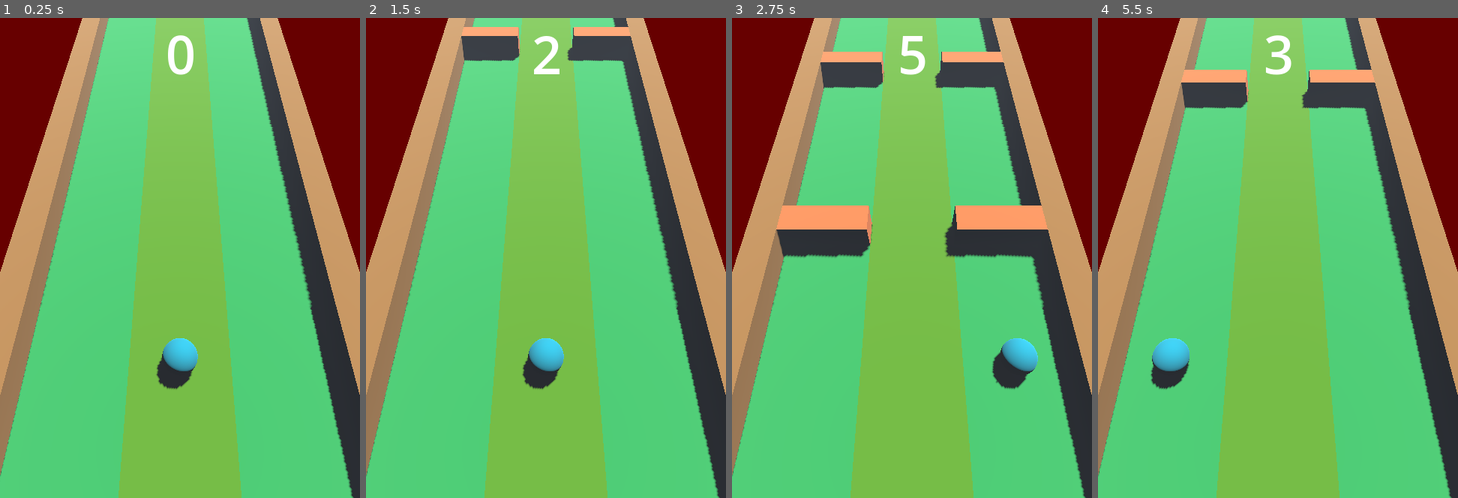
Above: before the commit, frames 1-4 (left to right).
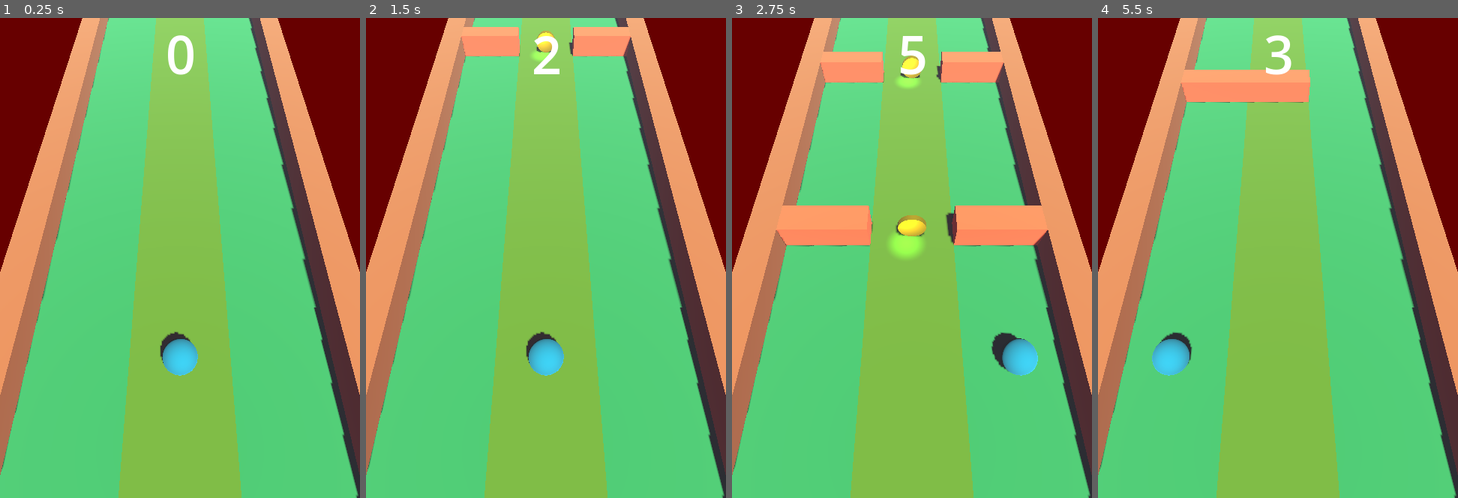
Above: after the commit, the same moments.

Repository: Purplelops/3-Lane-Arcade-Game-or-Something
Game: Godot game, scene res://scenes/main.tscn
Same seed, same stepped clock (60 frames per second), same inputs: the game is played once before the commit and once after it.
Inputs:
- Up to frame 1 (0.25 s): no input
- Up to frame 2 (1.5 s): tap Enter at 0.5 s; hold D (right) 0.53-1.28 s; hold A (left) from 1.28 s (still down)
- Up to frame 3 (2.75 s): release A (left) at 2.03 s; hold D (right) from 2.03 s (still down)
- Up to frame 4 (5.5 s): release D (right) at 3.5 s; click "RESTART" at 3.5 s; hold A (left) from 4.28 s (still down)

The runs differ from the first frame. In frame 1, 17% of the frame differs, in the area x 0-100%, y 0-100%; in frame 2, 19%; in frame 3, 22%; in frame 4, 21%.

Commit message:
COINS

Diff:
--- /dev/null
+++ b/scenes/coin.tscn
@@ -0,0 +1,31 @@
+[gd_scene load_steps=5 format=3 uid="uid://cbievroi15hgq"]
+
+[ext_resource type="Script" path="res://scripts/Coin.gd" id="1_tb70g"]
+
+[sub_resource type="BoxShape3D" id="BoxShape3D_h5kqd"]
+size = Vector3(3, 1, 0.200317)
+
+[sub_resource type="StandardMaterial3D" id="StandardMaterial3D_n256b"]
+albedo_color = Color(1, 0.839216, 0, 1)
+metallic = 1.0
+roughness = 0.82
+
+[sub_resource type="CylinderMesh" id="CylinderMesh_3neyh"]
+material = SubResource("StandardMaterial3D_n256b")
+height = 0.2
+
+[node name="Coin" type="Area3D"]
+collision_layer = 2
+script = ExtResource("1_tb70g")
+
+[node name="CollisionShape3D" type="CollisionShape3D" parent="."]
+transform = Transform3D(1, 0, 0, 0, 1, 0, 0, 0, 1, 0, 0, 0.000119358)
+shape = SubResource("BoxShape3D_h5kqd")
+
+[node name="MeshInstance3D" type="MeshInstance3D" parent="."]
+transform = Transform3D(1, 0, 0, 0, -4.37114e-08, -1, 0, 1, -4.37114e-08, 0, 0, 0)
+mesh = SubResource("CylinderMesh_3neyh")
+
+[node name="OmniLight3D" type="OmniLight3D" parent="."]
+transform = Transform3D(1, 0, 0, 0, 1, 0, 0, 0, 1, -0.208878, 0.274913, 0.405216)
+omni_range = 1.11
--- a/scenes/main.tscn
+++ b/scenes/main.tscn
@@ -1,9 +1,10 @@
-[gd_scene load_steps=10 format=3 uid="uid://cgt4erjwd87a2"]
+[gd_scene load_steps=11 format=3 uid="uid://cgt4erjwd87a2"]
 
 [ext_resource type="Script" path="res://scripts/main.gd" id="1_ybb3l"]
 [ext_resource type="PackedScene" uid="uid://yv53eeuel8ho" path="res://scenes/player.tscn" id="2_3472i"]
-[ext_resource type="Script" path="res://scripts/Walls.gd" id="3_h2amn"]
+[ext_resource type="Script" path="res://scripts/walls.gd" id="3_h2amn"]
 [ext_resource type="AudioStream" uid="uid://ck03mwx1c8vm1" path="res://explosion.wav" id="4_c2e6b"]
+[ext_resource type="AudioStream" uid="uid://4iak5f4u42nn" path="res://pickupCoin.wav" id="5_fppyb"]
 
 [sub_resource type="StandardMaterial3D" id="StandardMaterial3D_lfrfa"]
 albedo_color = Color(0.137534, 0.709126, 0.29122, 1)
@@ -17,7 +18,6 @@
 [sub_resource type="Environment" id="Environment_vuc8w"]
 background_mode = 1
 background_color = Color(0.403903, 8.42288e-07, 9.62615e-08, 1)
-ambient_light_source = 1
 fog_enabled = true
 
 [sub_resource type="LabelSettings" id="LabelSettings_qkmq0"]
@@ -53,16 +53,18 @@
 size = Vector3(1, 2, 27)
 material = SubResource("StandardMaterial3D_uw5ng")
 
+[node name="DirectionalLight3D" type="DirectionalLight3D" parent="Environment"]
+transform = Transform3D(0.98254, 0.0649766, 0.174338, -0.183013, 0.506236, 0.842752, -0.0334972, -0.859944, 0.509289, 0, 14, 0)
+shadow_enabled = true
+
 [node name="Player" parent="." instance=ExtResource("2_3472i")]
 transform = Transform3D(1, 0, 0, 0, 1, 0, 0, 0, 1, 0, 1, 0)
+collision_mask = 3
 
 [node name="Camera3D" type="Camera3D" parent="."]
 transform = Transform3D(1, 0, 0, 0, 0.5, 0.866025, 0, -0.866025, 0.5, 0, 10, 2)
 environment = SubResource("Environment_vuc8w")
-
-[node name="DirectionalLight3D" type="DirectionalLight3D" parent="."]
-transform = Transform3D(-0.641457, -0.711106, 0.287858, -0.183013, 0.506236, 0.842752, -0.74501, 0.487907, -0.45487, 0, 14, 0)
-shadow_enabled = true
+far = 200.0
 
 [node name="Walls" type="Node3D" parent="."]
 script = ExtResource("3_h2amn")
@@ -111,6 +113,9 @@
 [node name="DeathSound" type="AudioStreamPlayer" parent="."]
 stream = ExtResource("4_c2e6b")
 
+[node name="CoinPickupSound" type="AudioStreamPlayer" parent="."]
+stream = ExtResource("5_fppyb")
+
 [connection signal="area_entered" from="Player" to="." method="_on_player_area_entered"]
 [connection signal="timeout" from="Walls/WallSpawnTimer" to="Walls" method="_on_wall_spawn_timer_timeout"]
 [connection signal="timeout" from="Walls/SpeedUpTimer" to="Walls" method="_on_speed_up_timer_timeout"]
--- a/scenes/player.tscn
+++ b/scenes/player.tscn
@@ -1,7 +1,6 @@
-[gd_scene load_steps=6 format=3 uid="uid://yv53eeuel8ho"]
+[gd_scene load_steps=5 format=3 uid="uid://yv53eeuel8ho"]
 
 [ext_resource type="Script" path="res://scripts/player.gd" id="1_korrn"]
-[ext_resource type="AudioStream" uid="uid://1n6r1d2p8tqe" path="res://jump.wav" id="2_0caeb"]
 
 [sub_resource type="SphereShape3D" id="SphereShape3D_awlow"]
 
@@ -19,6 +18,3 @@
 
 [node name="MeshInstance3D" type="MeshInstance3D" parent="."]
 mesh = SubResource("SphereMesh_h05vv")
-
-[node name="AudioStreamPlayer" type="AudioStreamPlayer" parent="."]
-stream = ExtResource("2_0caeb")
--- /dev/null
+++ b/scripts/Coin.gd
@@ -0,0 +1,10 @@
+# This entire class could inherit from the wall class, but I am lazy
+
+extends Area3D
+
+var y_pos = 0
+var float_speed = 4
+var speed = 1
+
+func _physics_process(delta: float) -> void:
+	position.z += speed * delta
--- a/scripts/Walls.gd
+++ b/scripts/Walls.gd
@@ -1,6 +1,8 @@
 extends Node3D
 
 var wall_scene: PackedScene = load("res://scenes/wall.tscn")
+var coin_scene: PackedScene = load("res://scenes/coin.tscn")
+
 var wall_positions: Array = [-3, 0, 3]
 var wall_speed: int = 10
 var skip_next_walls: bool = false
@@ -15,7 +17,11 @@
 	else:
 		for i in range(3):
 			if no_wall == i:
-				pass
+				if randi_range(0, 2) == 1:
+					var coin = coin_scene.instantiate()
+					coin.position = Vector3(wall_positions[i], 1, -22)
+					coin.speed = spd
+					add_child(coin)
 			else:
 				var wall = wall_scene.instantiate()
 				wall.position = Vector3(wall_positions[i], 1, -22)
--- a/scripts/main.gd
+++ b/scripts/main.gd
@@ -9,11 +9,17 @@
 
 
 func _on_player_area_entered(area: Area3D) -> void:
-	if $Player.alive:
-		_die()
-		$RestartButton.visible = true
-	else:
-		pass
+	if area.collision_layer == 1:
+		if $Player.alive:
+			_die()
+			$RestartButton.visible = true
+		else:
+			pass
+
+	# Collision with coin
+	if area.collision_layer == 2:
+		area.queue_free()
+		$CoinPickupSound.play()
 
 
 func _die() -> void:
--- a/scripts/player.gd
+++ b/scripts/player.gd
@@ -8,7 +8,5 @@
 	if alive:
 		if Input.is_action_just_pressed("left") and position.x > -2:
 			position.x -= move_step
-			$AudioStreamPlayer.play()
 		elif Input.is_action_just_pressed("right") and position.x < 2:
 			position.x += move_step
-			$AudioStreamPlayer.play()
--- a/scripts/wall.gd
+++ b/scripts/wall.gd
@@ -2,7 +2,7 @@
 
 var speed
 
-func _process(delta: float) -> void:
+func _physics_process(delta: float) -> void:
 	position.z += speed * delta
 
 
Not shown, changed: pickupCoin.wav.import
Not shown, removed: jump.wav
Not shown, added: pickupCoin.wav
